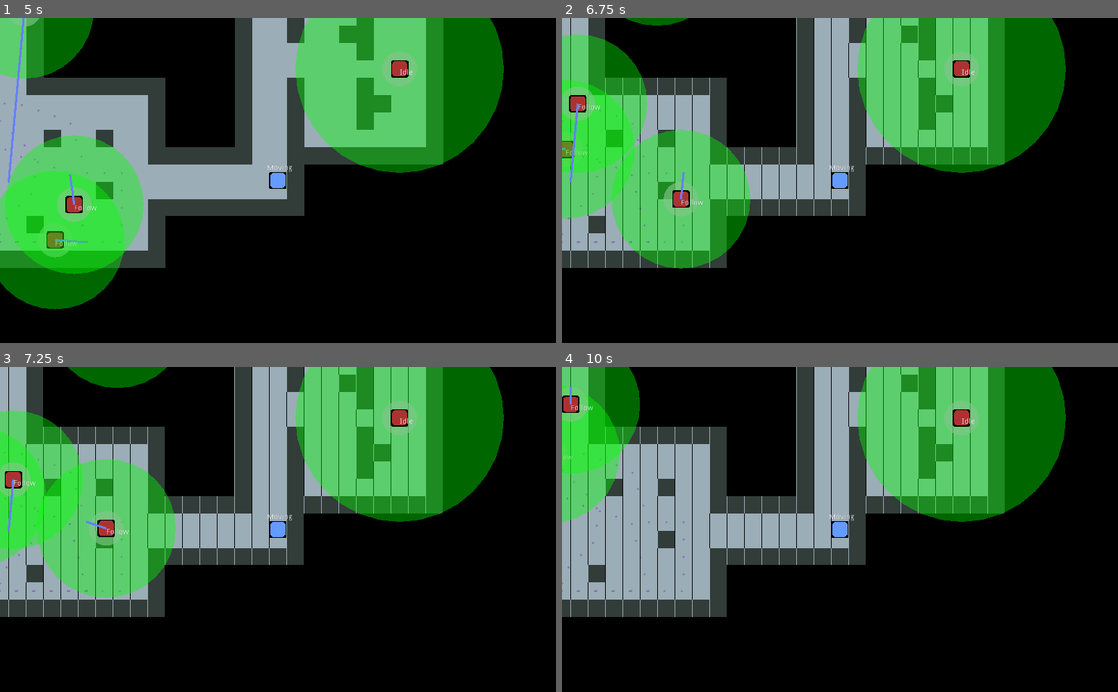
Above: before the commit, frames 1-4 (two rows, left to right).
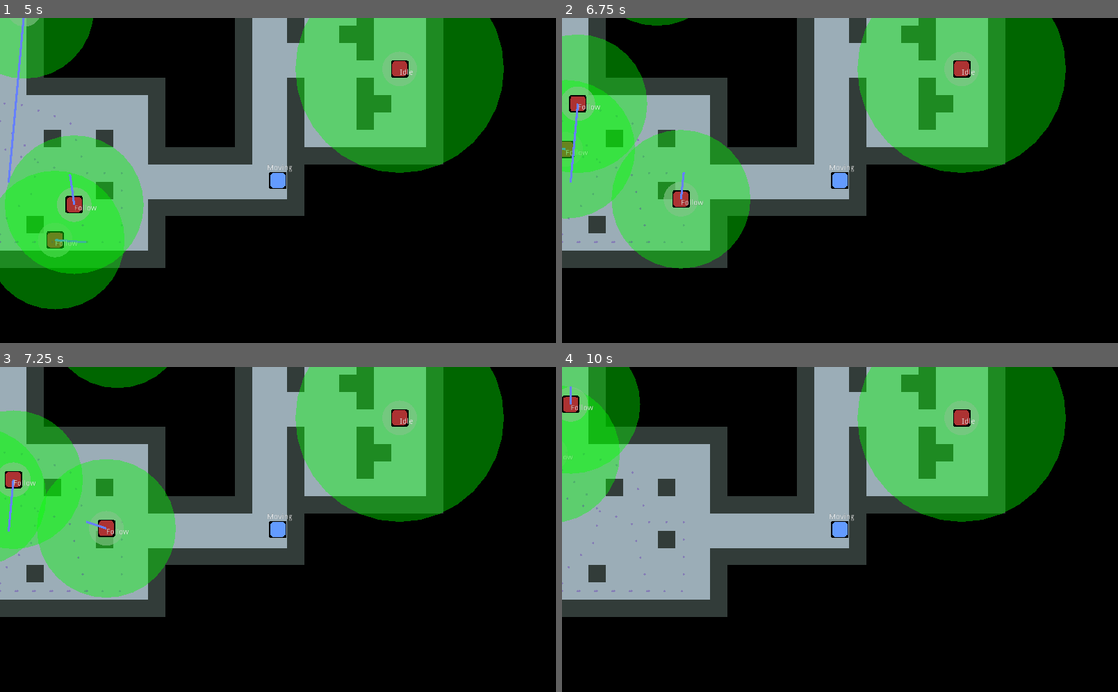
Above: after the commit, the same moments.

Repository: ChewieCB/LD50
Game: Godot game, scene res://src/test_scenes/TestNPCAI.tscn
Two runs of this game, one before a commit and one after it. Both use one fixed random seed, a clock stepped at 60 frames per second and the inputs below. The project has no main scene, so this scene is started directly.
Inputs:
- Up to frame 1 (5 s): hold D (move_right) 0.53-1.28 s; hold Space (handbrake) 1.28-2.03 s; hold D (move_right) 2.03-2.78 s; hold W (move_up) 2.78-3.53 s; hold A (move_left) from 3.53 s (still down); tap T (kill_engine, bound only after the commit) at 4.15 s
- Up to frame 2 (6.75 s): release A (move_left) at 5.03 s; hold Space (handbrake) 5.03-5.78 s; hold D (move_right) 5.78-6.53 s; hold W (move_up) from 6.53 s (still down)
- Up to frame 3 (7.25 s): keep holding W (move_up)
- Up to frame 4 (10 s): release W (move_up) at 7.28 s; hold D (move_right) 7.28-8.03 s; hold Space (handbrake) 8.03-8.78 s; hold A (move_left) 8.78-9.53 s; hold W (move_up) from 9.53 s (still down)

Frame 1 is identical in both runs. In frame 2, 1.4% of the frame differs, in the area x 0-91%, y 0-77%; in frame 3, 1.5%; in frame 4, 1.5%.

Commit message:
Added `kill_engine` input to toggle player controls on/off

Diff:
--- a/project.godot
+++ b/project.godot
@@ -41,6 +41,10 @@
 config/name="LD50 Prep"
 config/icon="res://icon.png"
 
+[autoload]
+
+GlobalFlags="*res://src/utils/GlobalFlags.gd"
+
 [display]
 
 window/stretch/mode="2d"
@@ -83,6 +87,11 @@
 "events": [ Object(InputEventKey,"resource_local_to_scene":false,"resource_name":"","device":0,"alt":false,"shift":false,"control":false,"meta":false,"command":false,"pressed":false,"scancode":32,"physical_scancode":0,"unicode":0,"echo":false,"script":null)
  ]
 }
+kill_engine={
+"deadzone": 0.5,
+"events": [ Object(InputEventKey,"resource_local_to_scene":false,"resource_name":"","device":0,"alt":false,"shift":false,"control":false,"meta":false,"command":false,"pressed":false,"scancode":84,"physical_scancode":0,"unicode":0,"echo":false,"script":null)
+ ]
+}
 
 [physics]
 
--- a/src/characters/player/_movement.gd
+++ b/src/characters/player/_movement.gd
@@ -51,6 +51,9 @@
 	elif Input.is_action_pressed("quit"):
 		get_tree().quit()
 
+	if Input.is_action_just_pressed("kill_engine"):
+		GlobalFlags.IS_PLAYER_CONTROLLABLE = !GlobalFlags.IS_PLAYER_CONTROLLABLE
+
 	# Movement
 	acceleration = Vector2.ZERO
 	get_input()
@@ -62,6 +65,9 @@
 
 
 func get_input():
+	if not GlobalFlags.IS_PLAYER_CONTROLLABLE:
+		return
+
 	input_direction = Vector2(
 		Input.get_action_strength("move_right") - Input.get_action_strength("move_left"),
 		Input.get_action_strength("move_down") - Input.get_action_strength("move_up")
--- /dev/null
+++ b/src/utils/GlobalFlags.gd
@@ -0,0 +1,4 @@
+extends Node
+
+
+var IS_PLAYER_CONTROLLABLE = true
